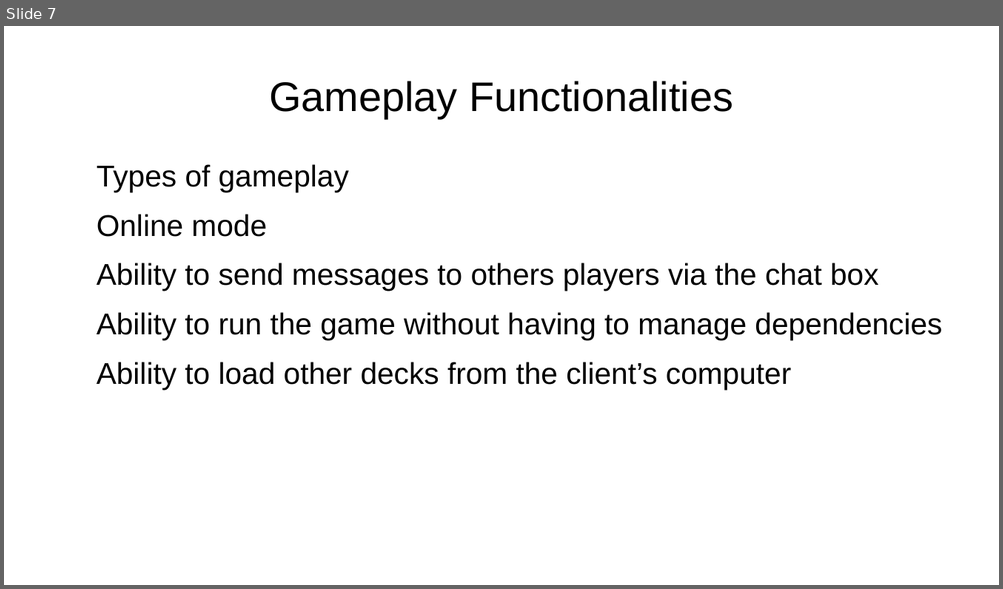
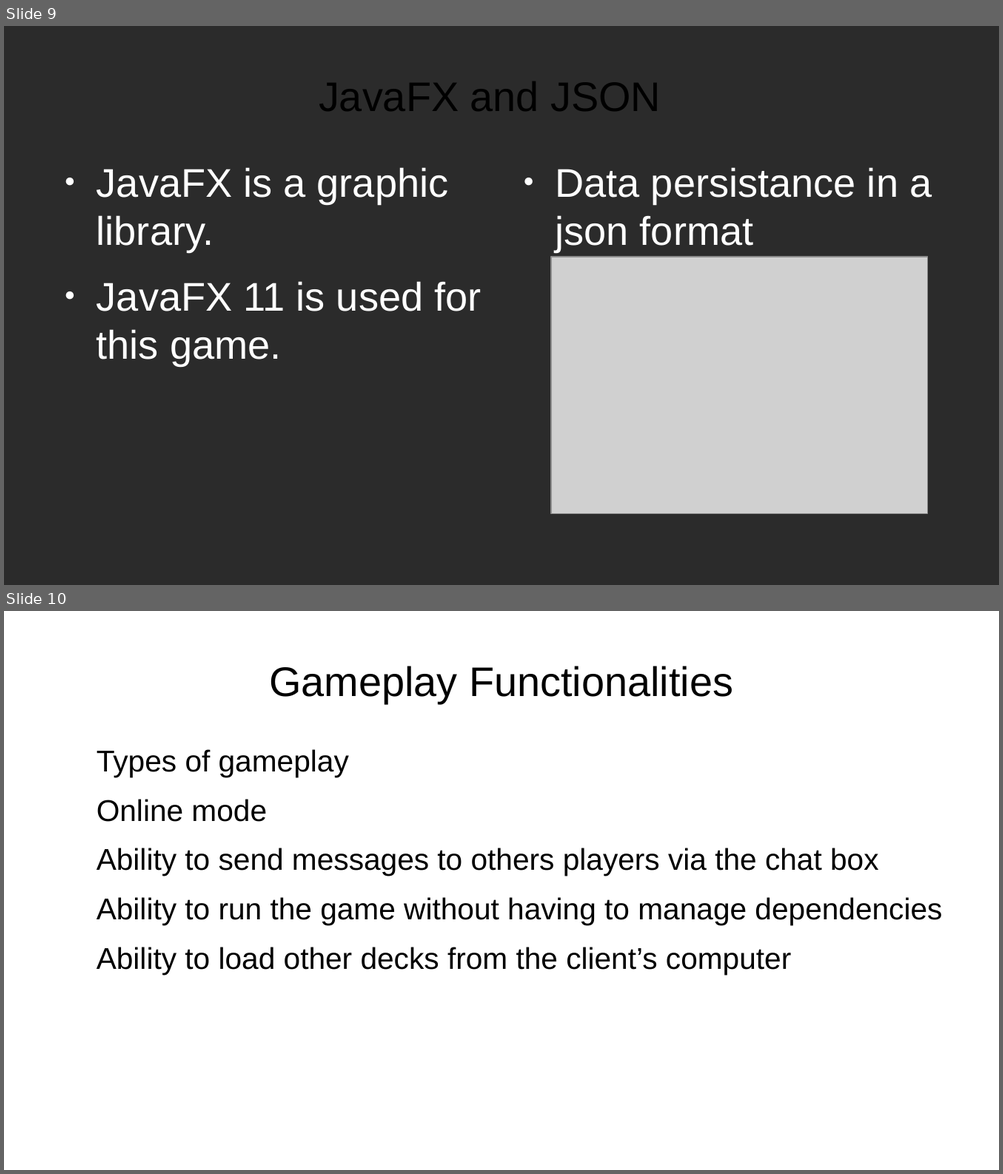
Before and after one commit to GiorgioCaculli/B2_TTMC_Doc, a slide deck: PowerPoint1.odp. Shown one above the other, each under a label of ours: slide 7 before the commit, slides 9 and 10 after it. The pictures are 1003x589 and 1003x1174 pixels, drawn with LibreOffice and Linux fonts; fonts in the diff are those of the drawing; grey boxes stand for pictures; background and template pictures are left out; a plain dark background stands for a picture behind light text. Boxes give left, top, right and bottom in pixels: in the first picture for what was removed or moved away, otherwise in the second. Text is boxed around its words. In the diff, an @@ line names an element or a change of style, - is before the commit and + after.

```diff
--- a/PowerPoint1.odp
+++ b/PowerPoint1.odp
@@ slide 9 added at [4, 26, 999, 585], background picture (left out) @@
@@ title added at [318, 82, 660, 111], 33 pt, text #000000 @@
+JavaFX and JSON
@@ text added at [96, 167, 481, 366], 32 pt, text #FFFFFF @@
+● JavaFX is a graphic library.
+● JavaFX 11 is used for this game.
@@ text added at [555, 167, 931, 252], 32 pt, text #FFFFFF @@
+● Data persistance in a json format
@@ picture added at [551, 257, 928, 514] @@
@@ what was slide 7 is now slide 10 @@
```
Also in this commit, not shown: 2 other slides added.
